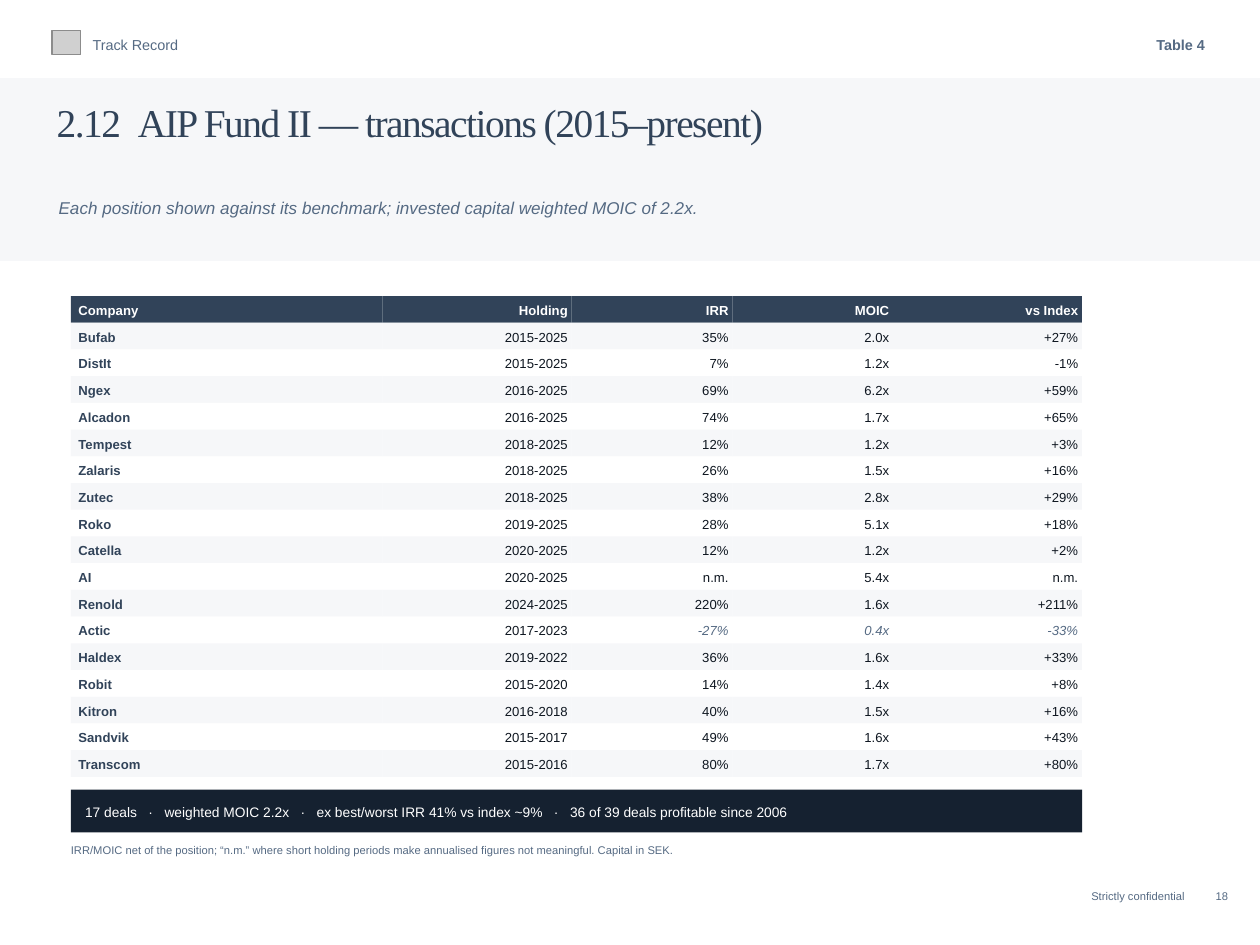
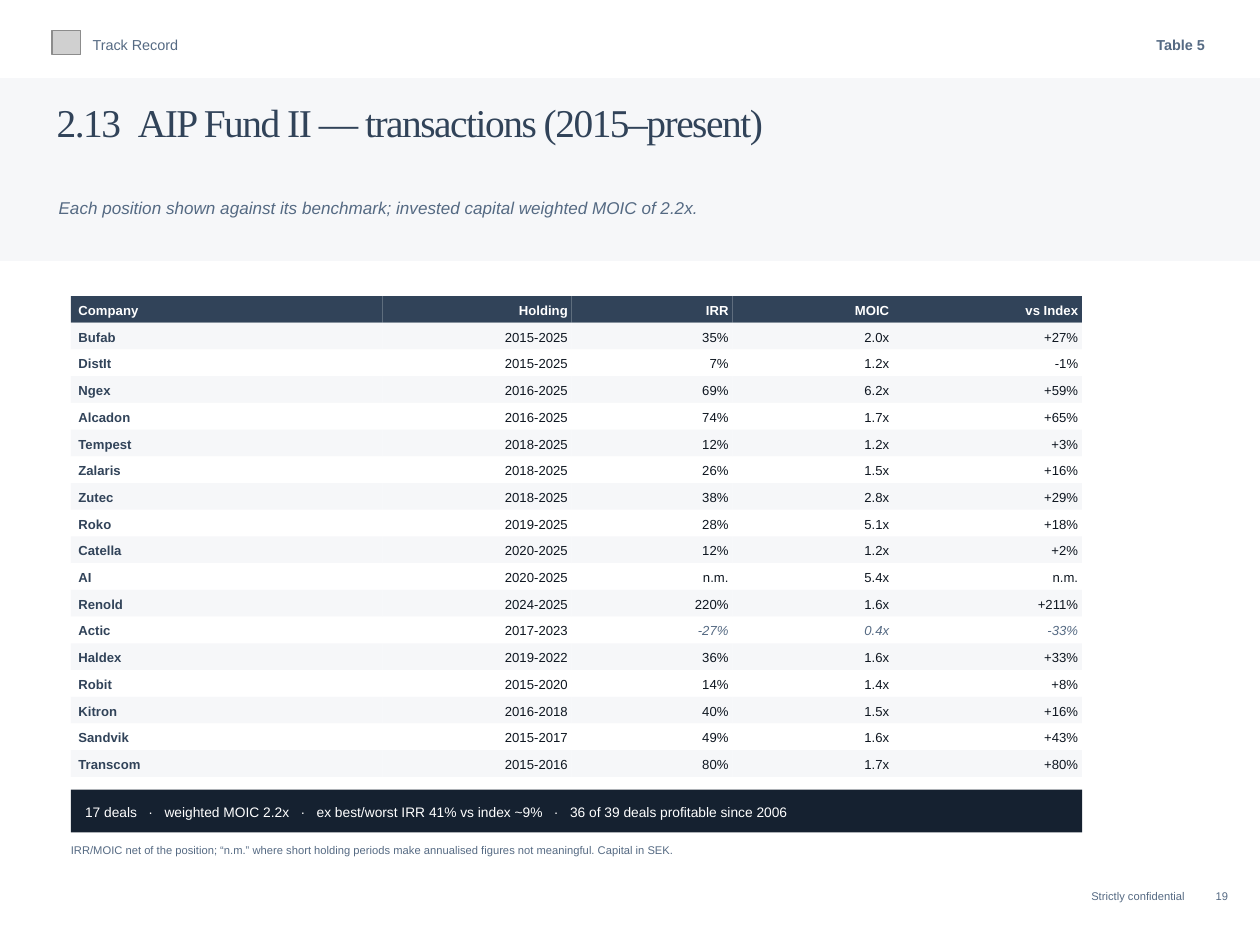
Before and after one commit to charette-lab/Claude, a slide deck: slide 22 of Athanase_Engaged_Ownership_Allocator_Deck.pptx (slide 21 before the commit). Drawn at 1260x945 pixels with LibreOffice and Linux fonts; fonts in the diff are those of the drawing; grey boxes stand for pictures. Boxes give left, top, right and bottom in pixels: in the first picture for what was removed or moved away, otherwise in the second. Text is boxed around its words. In the diff, an @@ line names an element or a change of style, - is before the commit and + after.

```diff
--- a/Athanase_Engaged_Ownership_Allocator_Deck.pptx
+++ b/Athanase_Engaged_Ownership_Allocator_Deck.pptx
@@ text at (x1=1156, y1=39, x2=1205, y2=50): text changed @@
-Table 4
+Table 5
@@ text at (x1=57, y1=109, x2=763, y2=145): text changed @@
-2.12 AIP Fund II — transactions (2015–present)
+2.13 AIP Fund II — transactions (2015–present)
@@ text at (x1=1091, y1=892, x2=1228, y2=903): text changed @@
-Strictly confidential 18
+Strictly confidential 19
```
Also in this commit, not shown: 15 other slides changed, 1 slide added, 1 other file.
